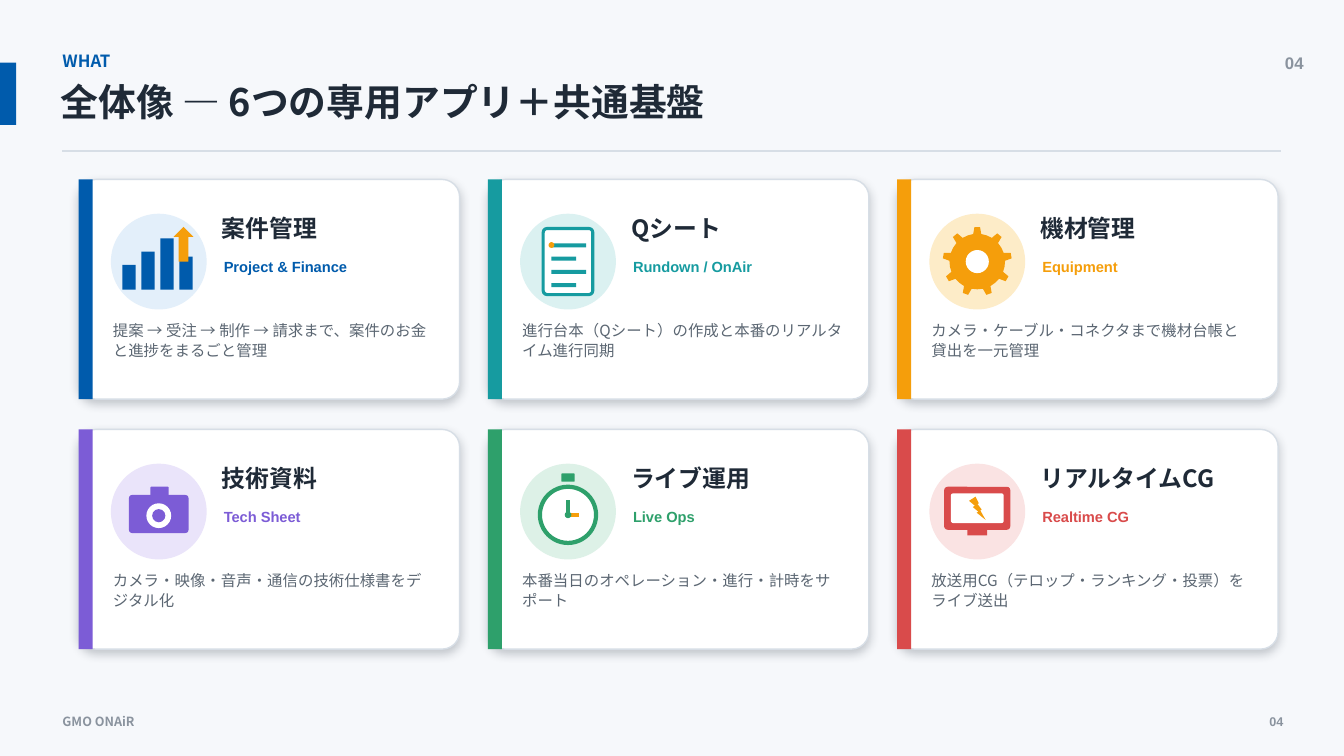
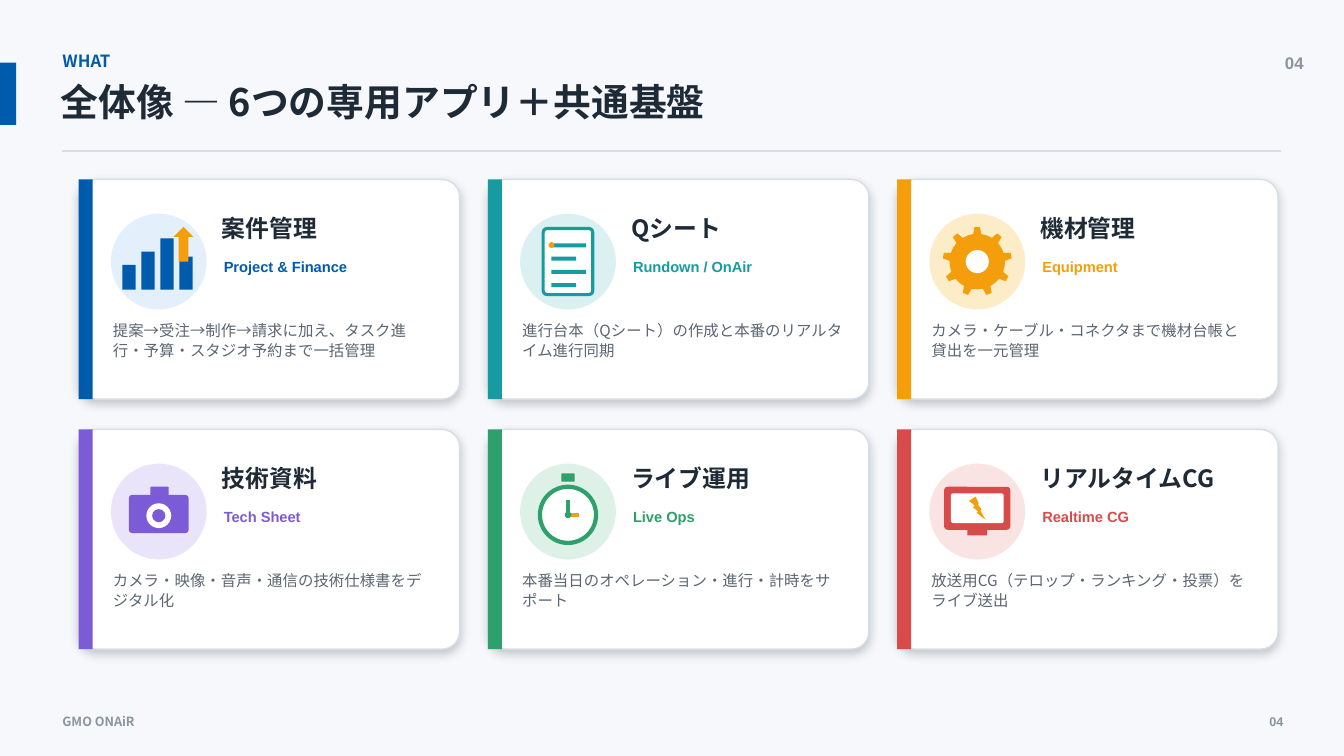
Before and after one commit to terai-takehiro/gmo-onair, a slide deck: slide 4 of docs/presentation/GMO_ONAiR_プレゼン.pptx. Drawn at 1344x756 pixels with LibreOffice and Linux fonts; fonts in the diff are those of the drawing. Boxes give left, top, right and bottom in pixels: in the first picture for what was removed or moved away, otherwise in the second. Text is boxed around its words. In the diff, an @@ line names an element or a change of style, - is before the commit and + after.

```diff
--- a/docs/presentation/GMO_ONAiR_プレゼン.pptx
+++ b/docs/presentation/GMO_ONAiR_プレゼン.pptx
@@ text at [113,323,406,357]: text changed @@
-提案 → 受注 → 制作 → 請求まで、案件のお金と進捗をまるごと管理
+提案→受注→制作→請求に加え、タスク進行・予算・スタジオ予約まで一括管理
```
Also in this commit, not shown: 9 other slides changed, 9 other files.
